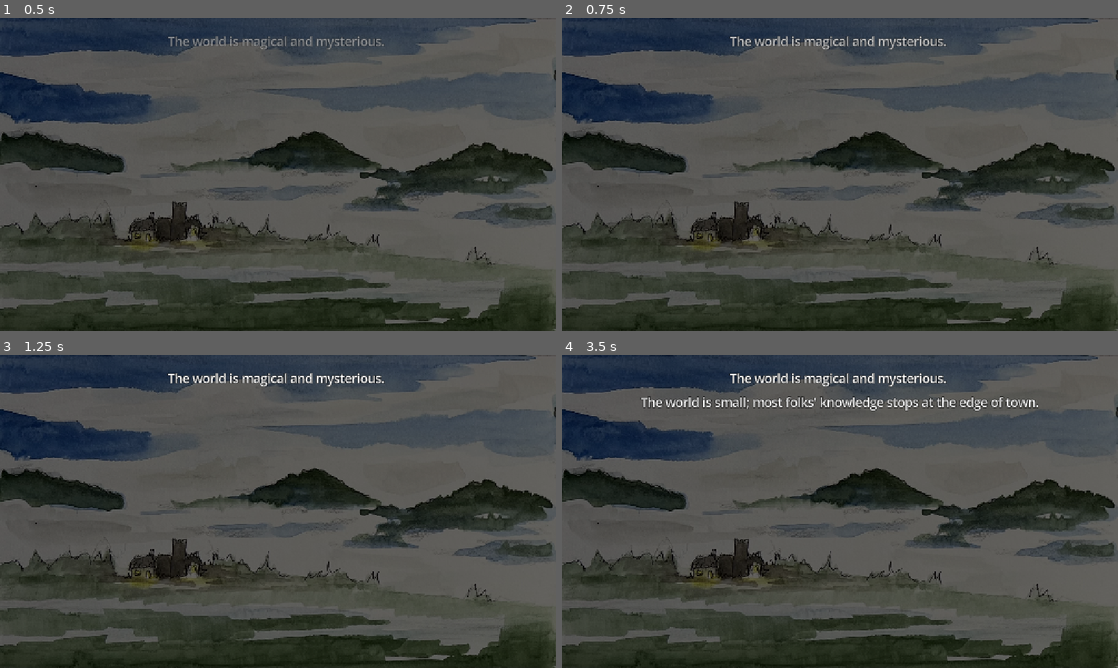
Above: before the commit, frames 1-4 (two rows, left to right).
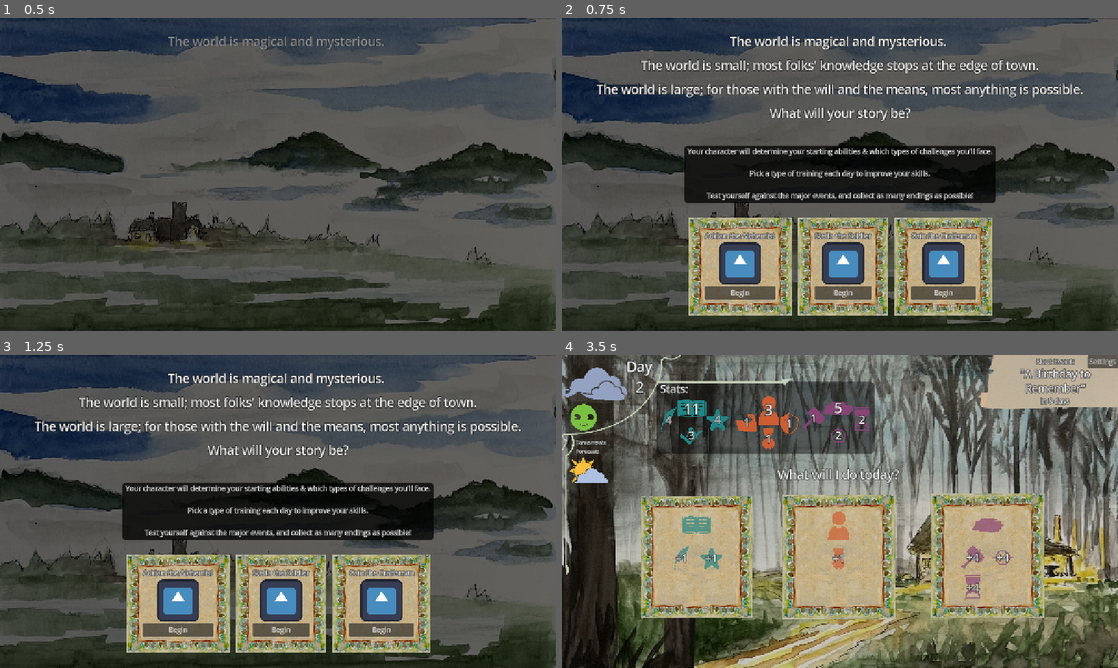
Above: after the commit, the same moments.

Repository: SamBumgardner/ld-58-game
Game: Godot game, scene res://src/intro/intro.tscn
Two runs of this game, one before a commit and one after it. Both use one fixed random seed, a clock stepped at 60 frames per second and the inputs below. This scene is started directly instead of the project's main scene. The engine's default icon, where the game draws it, is replaced by a stand-in: a white triangle on a blue panel in a dark square.
Inputs (mouse positions are in pixels of both pictures, inside the frame that each line leads up to):
- Up to frame 1 (0.5 s): no input
- Up to frame 2 (0.75 s): tap Enter at 0.5 s; move the mouse to (962, 158) at 0.52 s; click (962, 158) at 0.67 s
- Up to frame 3 (1.25 s): no input
- Up to frame 4 (3.5 s): click (739, 630) at 1.25 s, where only the run after the commit has a clickable "Begin"; click (695, 555) at 2.02 s; click (840, 627) at 2.75 s, where only the run after the commit has a clickable "Continue to Next Day"

Frame 1 is identical in both runs. In frame 2, 28% of the frame differs, in the area x 6-94%, y 5-96%; in frame 3, 28%; in frame 4, 84%, in the area x 0-100%, y 0-100%.

Commit message:
Add: add unique character definitions in code. Messy

Diff:
--- a/game/src/gameplay/gameplay.tscn
+++ b/game/src/gameplay/gameplay.tscn
@@ -498,6 +498,7 @@
 offset_bottom = 602.9861
 
 [node name="TurboToggle" type="Button" parent="."]
+visible = false
 layout_mode = 0
 offset_left = 21.0
 offset_top = 638.0
--- a/game/src/intro/character_selector.gd
+++ b/game/src/intro/character_selector.gd
@@ -1,4 +1,4 @@
-class_name HeroSelector extends Control
+class_name CharacterSelector extends Control
 
 signal characterSelected(characterIndex: int)
 
@@ -10,7 +10,7 @@
 func _ready() -> void:
     $%Button.pressed.connect(characterSelected.emit.bind(characterIndex))
 
-func setValues(possibleCharacters: Array[TransitionData.PlayerData]):
-    var playerData = possibleCharacters[characterIndex]
+func setValues(possibleCharacters: Array[TransitionData]):
+    var playerData = possibleCharacters[characterIndex].playerData;
     characterNameLabel.text = playerData.character_name;
     portraitTexture.texture = playerData.characterPortrait;
--- a/game/src/intro/intro.gd
+++ b/game/src/intro/intro.gd
@@ -1,21 +1,76 @@
 extends Control
-
-const ENDINGS_ACHIEVED_TEMPLATE = "%d / %d Endings Achieved!"
 
 @export var isStartingScene: bool = false;
 
-@onready var title: Label = $%Title;
-@onready var description: Label = $%Description;
-@onready var splashImage: TextureRect = $%SplashImage;
-@onready var endingsAchievedLabel: Label = $%EndingsAchievedCount;
-@onready var restartButton: Button = $%RestartButton;
+@onready var characterSelectors: Array[Node] = $%CharacterSelectors.get_children();
+@onready var animationPlayer: AnimationPlayer = $AnimationPlayer
 
 var receivedTransitionData: TransitionData;
+var characterScenarios: Array[TransitionData] = generateCharacterScenarios();
+
+static func generateCharacterScenarios() -> Array[TransitionData]:
+    var result: Array[TransitionData] = [
+        # load resources here with character & initial characterScenarios data here.
+        TransitionData.generateDefault(),
+        TransitionData.generateDefault(),
+        TransitionData.generateDefault(),
+    ]
+    var adrianData: TransitionData.PlayerData = TransitionData.PlayerData.new()
+    adrianData.character_name = "Adrian the Alchemist"
+    adrianData.characterPortrait = load("res://icon.svg")
+    adrianData.job = Job.Types.SCHOLAR
+    adrianData.stats.assign([
+        [2, 3, 2],
+        [1, 1, 1],
+        [1, 2, 2],
+    ])
+    var adrianStartingScenarios: Array[MajorEvent] = [
+        load("res://assets/data/major_events/me_000_test.tres")
+    ];
+
+    var stellaData: TransitionData.PlayerData = TransitionData.PlayerData.new()
+    stellaData.character_name = "Stella the Soldier"
+    stellaData.characterPortrait = load("res://icon.svg")
+    stellaData.job = Job.Types.HERO
+    stellaData.stats.assign([
+        [1, 1, 2],
+        [3, 2, 2],
+        [1, 1, 1],
+    ])
+    var stellaStartingScenarios: Array[MajorEvent] = [
+        load("res://assets/data/major_events/me_000_test.tres")
+    ];
+
+
+    var cainData: TransitionData.PlayerData = TransitionData.PlayerData.new()
+    cainData.character_name = "Cain the Craftsman"
+    cainData.characterPortrait = load("res://icon.svg")
+    cainData.job = Job.Types.TINKER
+    cainData.stats.assign([
+        [1, 2, 1],
+        [2, 1, 1],
+        [3, 3, 2],
+    ])
+    var cainStartingScenarios: Array[MajorEvent] = [
+        load("res://assets/data/major_events/me_000_test.tres")
+    ];
+
+    result[0].playerData = adrianData;
+    result[0].initialSetupData.possibleMajorEvents = adrianStartingScenarios;
+    result[1].playerData = stellaData;
+    result[1].initialSetupData.possibleMajorEvents = stellaStartingScenarios;
+    result[2].playerData = cainData;
+    result[2].initialSetupData.possibleMajorEvents = cainStartingScenarios;
+
+    return result
+
 
 func _ready() -> void:
     process_mode = Node.PROCESS_MODE_DISABLED;
     # connect button click to restart game behavior
-    restartButton.pressed.connect(_onRestartPressed);
+
+    for characterSelector: CharacterSelector in characterSelectors:
+        characterSelector.characterSelected.connect(_onCharacterSelected);
 
     if self == get_tree().current_scene || isStartingScene:
         rootSceneActions();
@@ -23,39 +78,25 @@
 func rootSceneActions() -> void:
     isStartingScene = true;
     receivedTransitionData = TransitionData.generateDefault();
-    receivedTransitionData.endingData = TransitionData.EndingData.new();
-    receivedTransitionData.endingData.achieved_ending = load("res://assets/data/endings/end_000_0_2_fireworks_maestro.tres");
     initScene(receivedTransitionData);
     startScene();
 
 
 func initScene(transitionData: TransitionData):
     receivedTransitionData = transitionData;
-    var ending = transitionData.endingData.achieved_ending;
-    title.text = ending.title;
-    description.text = ending.description;
-    if ending.splashImage == null:
-        splashImage.hide();
-
-    var previousEndingCount = receivedTransitionData.metaProgressionData.completedEndings.values().filter(func(x): return x).size()
-    receivedTransitionData.metaProgressionData.completedEndings[ending.resource_path] = 1
-    var totalEndings: int = receivedTransitionData.metaProgressionData.completedEndings.size();
-    var completedEndings: int = receivedTransitionData.metaProgressionData.completedEndings.values().filter(func(x): return x).size()
-
-    # First-time completer
-    if previousEndingCount != 1 and completedEndings == 1:
-        $MetaContent/SkipDiaryNotice.show();
-
-    endingsAchievedLabel.text = ENDINGS_ACHIEVED_TEMPLATE % [completedEndings, totalEndings]
+    for characterSelector in characterSelectors:
+        characterSelector.setValues(characterScenarios);
 
 func startScene():
     process_mode = Node.PROCESS_MODE_INHERIT;
 
-func _onRestartPressed():
-    print_debug("Starting to play again");
-    var newTransitionData: TransitionData = TransitionData.generateDefault();
+func _onCharacterSelected(characterIndex: int):
+    print_debug("character selected");
+    var newTransitionData: TransitionData = characterScenarios[characterIndex];
     newTransitionData.metaProgressionData = receivedTransitionData.metaProgressionData;
-    newTransitionData.metaProgressionData.turboAvailable = true;
+
+    #TODO: Noah - set audio info here. Job.Types is an enum value that is unique for each character.
+    var selectedJob: Job.Types = newTransitionData.playerData.job
 
     var nextScene: PackedScene = load("res://src/gameplay/gameplay.tscn");
     var nextRoot: Node = nextScene.instantiate();
@@ -63,4 +104,8 @@
     nextRoot.initScene(newTransitionData);
     nextRoot.call_deferred("startScene");
     queue_free();
-    return ;
+
+func _input(event: InputEvent):
+    if (event is InputEventKey or event is InputEventMouseButton) and animationPlayer.is_playing():
+        animationPlayer.advance(10);
+        get_viewport().set_input_as_handled();
--- a/game/src/intro/intro.tscn
+++ b/game/src/intro/intro.tscn
@@ -1,6 +1,7 @@
-[gd_scene load_steps=8 format=3 uid="uid://co2mhrtt8s1c6"]
+[gd_scene load_steps=9 format=3 uid="uid://co2mhrtt8s1c6"]
 
 [ext_resource type="Theme" uid="uid://ctxs8u1hji701" path="res://assets/art/hud/new_default_theme.tres" id="1_11jar"]
+[ext_resource type="Script" uid="uid://c0tgwqwbxvp4o" path="res://src/intro/intro.gd" id="2_nqxh0"]
 [ext_resource type="Texture2D" uid="uid://d3g6fuom10m5t" path="res://assets/art/backgrounds/bg2.jpg" id="3_nqxh0"]
 [ext_resource type="StyleBox" uid="uid://eoki4f7rst2x" path="res://assets/art/hud/dark_panel.tres" id="4_yxki3"]
 [ext_resource type="PackedScene" uid="uid://cixu34tobcypn" path="res://src/intro/character_selector.tscn" id="5_nqxh0"]
@@ -72,7 +73,7 @@
 tracks/5/type = "value"
 tracks/5/imported = false
 tracks/5/enabled = true
-tracks/5/path = NodePath("Character Select:visible")
+tracks/5/path = NodePath("CharacterSelectors:visible")
 tracks/5/interp = 1
 tracks/5/loop_wrap = true
 tracks/5/keys = {
@@ -84,7 +85,7 @@
 tracks/6/type = "value"
 tracks/6/imported = false
 tracks/6/enabled = true
-tracks/6/path = NodePath("Character Select:modulate")
+tracks/6/path = NodePath("CharacterSelectors:modulate")
 tracks/6/interp = 1
 tracks/6/loop_wrap = true
 tracks/6/keys = {
@@ -159,7 +160,7 @@
 tracks/5/type = "value"
 tracks/5/imported = false
 tracks/5/enabled = true
-tracks/5/path = NodePath("Character Select:visible")
+tracks/5/path = NodePath("CharacterSelectors:visible")
 tracks/5/interp = 1
 tracks/5/loop_wrap = true
 tracks/5/keys = {
@@ -171,7 +172,7 @@
 tracks/6/type = "value"
 tracks/6/imported = false
 tracks/6/enabled = true
-tracks/6/path = NodePath("Character Select:modulate")
+tracks/6/path = NodePath("CharacterSelectors:modulate")
 tracks/6/interp = 1
 tracks/6/loop_wrap = true
 tracks/6/keys = {
@@ -195,6 +196,7 @@
 grow_horizontal = 2
 grow_vertical = 2
 theme = ExtResource("1_11jar")
+script = ExtResource("2_nqxh0")
 
 [node name="ColorRect" type="TextureRect" parent="."]
 self_modulate = Color(0.41598046, 0.41598043, 0.4159804, 1)
@@ -218,7 +220,6 @@
 theme_override_constants/separation = 16
 
 [node name="Title" type="Label" parent="MainContent"]
-unique_name_in_owner = true
 self_modulate = Color(1, 1, 1, 0)
 layout_mode = 2
 theme_type_variation = &"HeaderLarge"
@@ -226,7 +227,6 @@
 horizontal_alignment = 1
 
 [node name="Title2" type="Label" parent="MainContent"]
-unique_name_in_owner = true
 self_modulate = Color(1, 1, 1, 0)
 layout_mode = 2
 theme_type_variation = &"HeaderLarge"
@@ -234,7 +234,6 @@
 horizontal_alignment = 1
 
 [node name="Title3" type="Label" parent="MainContent"]
-unique_name_in_owner = true
 self_modulate = Color(1, 1, 1, 0)
 layout_mode = 2
 theme_type_variation = &"HeaderLarge"
@@ -242,7 +241,6 @@
 horizontal_alignment = 1
 
 [node name="Title4" type="Label" parent="MainContent"]
-unique_name_in_owner = true
 self_modulate = Color(1, 1, 1, 0)
 layout_mode = 2
 theme_type_variation = &"HeaderLarge"
@@ -281,7 +279,8 @@
 Test yourself against the major events, and collect as many endings as possible!"
 horizontal_alignment = 1
 
-[node name="Character Select" type="HBoxContainer" parent="."]
+[node name="CharacterSelectors" type="HBoxContainer" parent="."]
+unique_name_in_owner = true
 visible = false
 modulate = Color(1, 1, 1, 0)
 layout_mode = 1
@@ -294,14 +293,15 @@
 grow_vertical = 0
 theme_override_constants/separation = 16
 
-[node name="CharacterSelector1" parent="Character Select" instance=ExtResource("5_nqxh0")]
-layout_mode = 2
-
-[node name="CharacterSelector2" parent="Character Select" instance=ExtResource("5_nqxh0")]
+[node name="CharacterSelector1" parent="CharacterSelectors" instance=ExtResource("5_nqxh0")]
+layout_mode = 2
+characterIndex = 0
+
+[node name="CharacterSelector2" parent="CharacterSelectors" instance=ExtResource("5_nqxh0")]
 layout_mode = 2
 characterIndex = 1
 
-[node name="CharacterSelector3" parent="Character Select" instance=ExtResource("5_nqxh0")]
+[node name="CharacterSelector3" parent="CharacterSelectors" instance=ExtResource("5_nqxh0")]
 layout_mode = 2
 characterIndex = 2
 
--- a/game/src/utility/transition_data.gd
+++ b/game/src/utility/transition_data.gd
@@ -1,57 +1,58 @@
 class_name TransitionData extends Resource
 
-var next_scene_name = "";
-var playerData: PlayerData;
-var metaProgressionData: MetaProgressionData;
-var initialSetupData: InitialSetupData;
-var scenarioData: ScenarioData;
-var endingData: EndingData;
+@export var next_scene_name = "";
+@export var playerData: PlayerData;
+@export var metaProgressionData: MetaProgressionData;
+@export var initialSetupData: InitialSetupData;
+@export var scenarioData: ScenarioData;
+@export var endingData: EndingData;
 
 class PlayerData extends Resource:
-    var job: Job.Types;
-    var stats: Array[Array]
-    var character_name: String;
-    var characterPortrait: Texture2D;
+    @export var job: Job.Types;
+    @export var stats: Array[Array]
+    @export var character_name: String;
+    @export var characterPortrait: Texture2D;
 
 class MetaProgressionData extends Resource:
-    var tutorialComplete: bool = false
-    var completedEndings: Dictionary = {}
-    var turboAvailable: bool = false
-    var turboMode: bool = false
+    @export var tutorialComplete: bool = false
+    @export var completedEndings: Dictionary = {}
+    @export var turboAvailable: bool = false
+    @export var turboMode: bool = false
 
 class InitialSetupData extends Resource:
-    var possibleMajorEvents: Array[MajorEvent]
+    @export var possibleMajorEvents: Array[MajorEvent]
 
 class ScenarioData extends Resource:
-    var currentDayData: CurrentDayData
-    var nextMajorEvent: MajorEvent
-    var daysTillMajorEvent: int
-    var dayCount: int = 0
+    @export var currentDayData: CurrentDayData
+    @export var nextMajorEvent: MajorEvent
+    @export var daysTillMajorEvent: int
+    @export var dayCount: int = 0
 
 class CurrentDayData extends Resource:
-    var originalWeather: Weather.Types;
-    var originalForecast: Weather.Types;
-    var originalMood: Mood.Types;
-    var weather: Weather.Types;
-    var forecast: Weather.Types;
-    var mood: Mood.Types;
-    var craftingCooldown: int;
-    var moodOverride: ConditionOverride;
-    var weatherOverride: ConditionOverride;
+    @export var originalWeather: Weather.Types;
+    @export var originalForecast: Weather.Types;
+    @export var originalMood: Mood.Types;
+    @export var weather: Weather.Types;
+    @export var forecast: Weather.Types;
+    @export var mood: Mood.Types;
+    @export var craftingCooldown: int;
+    @export var moodOverride: ConditionOverride;
+    @export var weatherOverride: ConditionOverride;
 
 class EndingData extends Resource:
-    var achieved_ending: Ending;
+    @export var achieved_ending: Ending;
 
 static func generateDefault() -> TransitionData:
     var default = TransitionData.new();
     default.playerData = PlayerData.new()
+    default.playerData.character_name = "placeholder name"
+    default.playerData.characterPortrait = load("res://icon.svg")
     default.playerData.job = Job.Types.HERO;
     default.playerData.stats.assign([
         [1, 1, 2],
         [3, 2, 2],
         [1, 1, 1],
     ]);
-    default.playerData.character_name = "Wilfred";
 
     default.initialSetupData = InitialSetupData.new()
     var majorEvent: MajorEvent = load("res://assets/data/major_events/me_000_test.tres")
